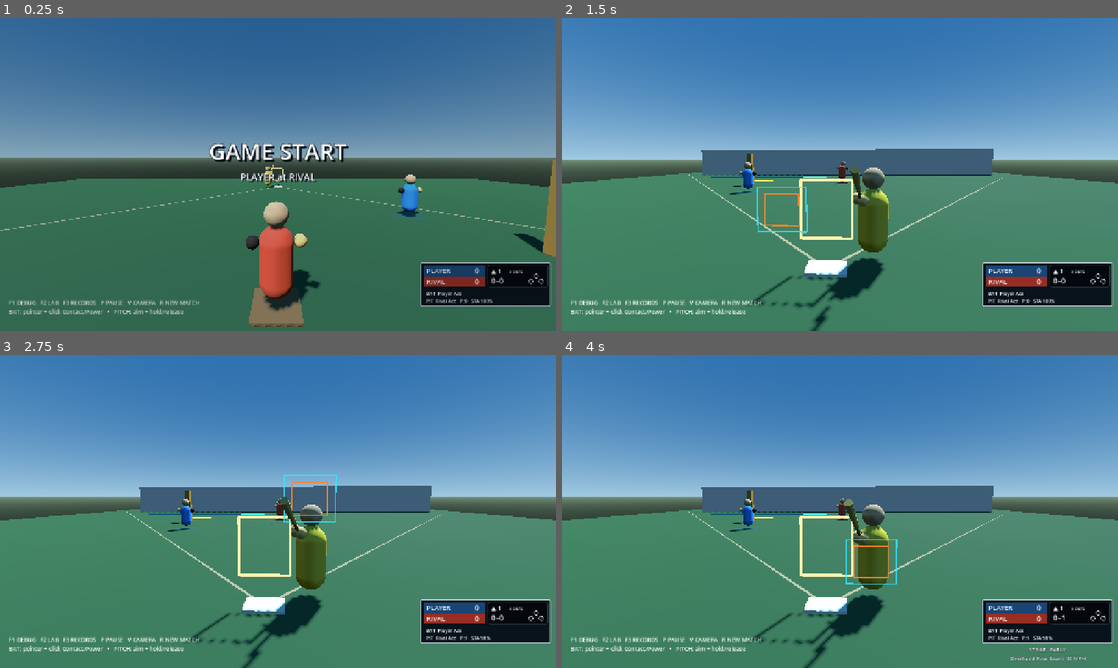
Above: before the commit, frames 1-4 (two rows, left to right).
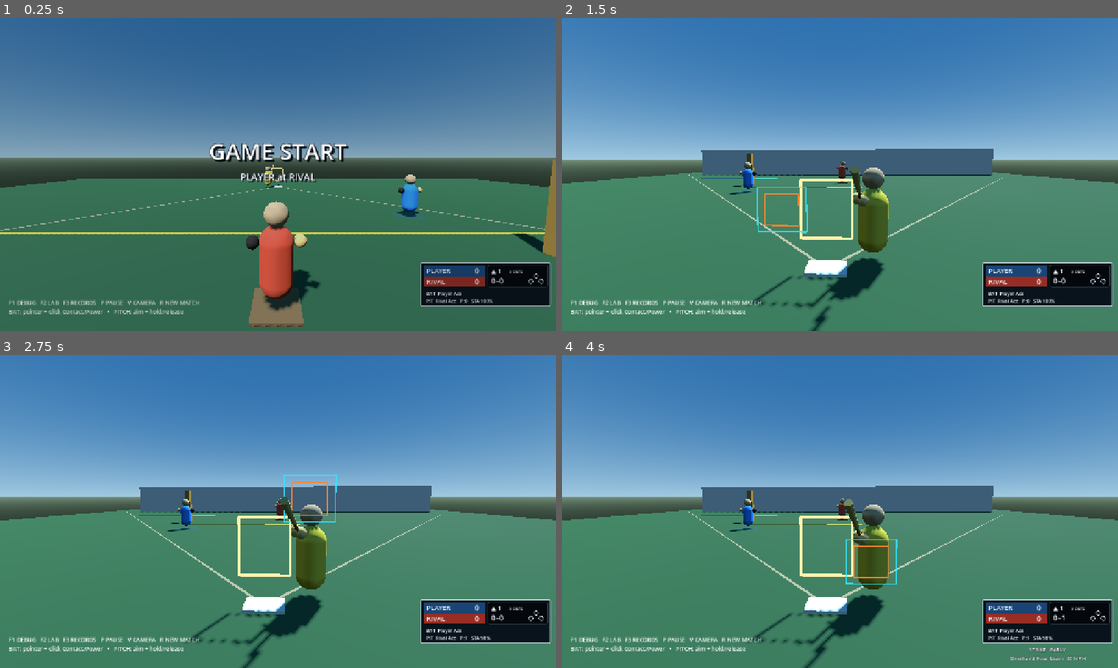
Above: after the commit, the same moments.

Repository: jkz1one/wiffaltro
Game: Godot game, scene res://src/labs/pitch_bat_lab/pitch_bat_lab.tscn
The game is run twice, just before and just after one commit, with the same random seed, the same clock (stepped at 60 frames per second) and the same inputs.
Inputs (mouse positions are in pixels of both pictures, inside the frame that each line leads up to):
- Up to frame 1 (0.25 s): no input
- Up to frame 2 (1.5 s): tap Enter at 0.5 s; move the mouse to (962, 158) at 0.52 s; tap S (bat_aim_down) at 0.6 s; click (962, 158) at 0.67 s; tap Space (match_advance) at 1.25 s; drag from (728, 190) to (812, 237) at 1.27 s
- Up to frame 3 (2.75 s): tap Enter at 2 s; move the mouse to (333, 442) at 2.02 s; tap D (bat_aim_right) at 2.1 s; click (333, 442) at 2.17 s
- Up to frame 4 (4 s): drag from (812, 574) to (673, 464) at 2.77 s; move the mouse to (1006, 558) at 3.52 s; hold Space (match_advance) from 3.53 s (still down); click (1006, 558) at 3.67 s

The runs differ from the first frame. In frame 1, 0.6% of the frame differs, in the area x 0-98%, y 68-70%; in frame 2, 0.1%; in frame 3, 0.2%; in frame 4, 0.2%.

Commit message:
Calibrate starter field scoring geometry

Diff:
--- a/src/content/fields/starter_field.tres
+++ b/src/content/fields/starter_field.tres
@@ -7,8 +7,8 @@
 id = &"field.starter_backyard"
 display_name = "Starter Backyard"
 fair_half_angle_degrees = 42.0
-safe_hit_z_m = 14.8
-deep_air_z_m = 18.5
+safe_hit_z_m = 10.5
+deep_air_z_m = 17.0
 back_wall_z_m = 23.4
 home_run_height_m = 3.25
 dead_ball_z_m = 29.0
--- a/src/gameplay/ball_in_play/ball_play_resolver.gd
+++ b/src/gameplay/ball_in_play/ball_play_resolver.gd
@@ -93,6 +93,27 @@
 func record_clean_control(
 	defender_id: StringName, position: Vector3, is_airborne: bool, ball_was_moving: bool = true
 ) -> void:
+	_record_clean_control(defender_id, position, is_airborne, ball_was_moving, false)
+
+
+func record_pitcher_clean_control(
+	position: Vector3, is_airborne: bool, ball_was_moving: bool = true
+) -> void:
+	# The starter Single plane intentionally sits in front of the mound. A
+	# verified control inside PitcherDefense's small reaction envelope remains
+	# an Out opportunity even though the ball already crossed ordinary safe
+	# territory. Keeping this as a dedicated entry point prevents any other
+	# defender or remote Pitcher control from bypassing the result floor.
+	_record_clean_control(&"pitcher", position, is_airborne, ball_was_moving, true)
+
+
+func _record_clean_control(
+	defender_id: StringName,
+	position: Vector3,
+	is_airborne: bool,
+	ball_was_moving: bool,
+	allow_pitcher_comebacker_out: bool
+) -> void:
 	if state == null or state.dead:
 		return
 	state.last_defender_touch = defender_id
@@ -104,7 +125,16 @@
 		_resolve_out(BallPlayOutcome.Result.OUT, &"fly_catch", position, true)
 		return
 
-	if state.result_floor == BallPlayState.ResultFloor.NONE and ball_was_moving:
+	if (
+		ball_was_moving
+		and (
+			state.result_floor == BallPlayState.ResultFloor.NONE
+			or (
+				allow_pitcher_comebacker_out
+				and state.result_floor == BallPlayState.ResultFloor.SINGLE
+			)
+		)
+	):
 		_resolve_out(BallPlayOutcome.Result.OUT, &"ground_control", position)
 	else:
 		if state.result_floor == BallPlayState.ResultFloor.NONE:
--- a/src/gameplay/match/play_record.gd
+++ b/src/gameplay/match/play_record.gd
@@ -28,6 +28,15 @@
 var timing_error_m: float = 0.0
 var horizontal_error_m: float = 0.0
 var vertical_error_m: float = 0.0
+var exit_speed_mps: float = 0.0
+var launch_angle_degrees: float = 0.0
+var spray_degrees: float = 0.0
+var has_first_ground: bool = false
+var first_ground_position: Vector3 = Vector3.ZERO
+var resolution_reason: StringName = &""
+var resolution_position: Vector3 = Vector3.ZERO
+var last_defender_touch: StringName = &""
+var result_floor: int = 0
 var result: StringName = &"pending"
 var runs_scored: int = 0
 
@@ -57,6 +66,23 @@
 		"timing_error_m": timing_error_m,
 		"horizontal_error_m": horizontal_error_m,
 		"vertical_error_m": vertical_error_m,
+		"exit_speed_mps": exit_speed_mps,
+		"launch_angle_degrees": launch_angle_degrees,
+		"spray_degrees": spray_degrees,
+		"has_first_ground": has_first_ground,
+		"first_ground_position": [
+			first_ground_position.x,
+			first_ground_position.y,
+			first_ground_position.z,
+		],
+		"resolution_reason": String(resolution_reason),
+		"resolution_position": [
+			resolution_position.x,
+			resolution_position.y,
+			resolution_position.z,
+		],
+		"last_defender_touch": String(last_defender_touch),
+		"result_floor": result_floor,
 		"result": String(result),
 		"runs_scored": runs_scored,
 	}
--- a/src/labs/pitch_bat_lab/pitch_bat_lab.gd
+++ b/src/labs/pitch_bat_lab/pitch_bat_lab.gd
@@ -107,7 +107,6 @@
 var _settled_seconds: float = 0.0
 var _previous_batted_position: Vector3 = Vector3.ZERO
 var _last_fielding_text: String = "No defensive attempt"
-
 var _last_nominal_release_speed_mps: float = 0.0
 var _last_executed_release_speed_mps: float = 0.0
 var _last_expected_plate_speed_mps: float = 0.0
@@ -137,7 +136,6 @@
 var _debug_paused: bool = false
 var _status_before_pause: String = ""
 var _match_suspend_snapshot: Dictionary = {}
-
 @warning_ignore_restore("unused_private_class_variable")
 func _ready() -> void:
 	process_mode = Node.PROCESS_MODE_ALWAYS
@@ -492,6 +490,8 @@
 		return
 	match surface_id:
 		&"ground":
+			if not _ball_play_resolver.state.has_grounded:
+				PitchBatLabFeelSupport.note_first_ground(self, contact_position)
 			_ball_play_resolver.record_ground_contact(contact_position)
 		&"back_wall":
 			_ball_play_resolver.record_back_wall_contact(contact_position)
@@ -571,11 +571,8 @@
 			var ball_was_moving: bool = _batted_ball.linear_velocity.length() > SETTLED_SPEED_MPS
 			_batted_ball.global_position = resolved_position
 			_batted_ball.stop_and_freeze()
-			_ball_play_resolver.record_clean_control(
-				defender_id,
-				resolved_position,
-				not _ball_play_resolver.state.has_grounded,
-				ball_was_moving
+			PitchBatLabFeelSupport.record_clean_fielding_control(
+				self, defender_id, resolved_position, ball_was_moving
 			)
 		FieldingResolver.Outcome.BOBBLE:
 			_ball_play_resolver.record_bobble(defender_id)
@@ -645,6 +642,12 @@
 		_live_label.text += "\nPLAY DEAD • next state automatic"
 	else:
 		_live_label.text += "\nPLAY DEAD • B diagnostic • SPACE next Pitch"
+	PitchBatLabFeelSupport.note_ball_play_outcome(
+		self,
+		outcome,
+		_ball_play_resolver.state.last_defender_touch,
+		_ball_play_resolver.state.result_floor
+	)
 	PitchBatLabFeelSupport.finish_record(
 		self, StringName(outcome.display_name().to_snake_case()), runs_scored
 	)
--- a/src/labs/pitch_bat_lab/pitch_bat_lab_feel_support.gd
+++ b/src/labs/pitch_bat_lab/pitch_bat_lab_feel_support.gd
@@ -559,6 +559,47 @@
 	lab._active_play_record.timing_error_m = result.timing_error_m
 	lab._active_play_record.horizontal_error_m = result.horizontal_error_m
 	lab._active_play_record.vertical_error_m = result.vertical_error_m
+	lab._active_play_record.exit_speed_mps = result.exit_velocity.length()
+	lab._active_play_record.launch_angle_degrees = result.launch_angle_degrees
+	lab._active_play_record.spray_degrees = result.spray_degrees
+
+
+static func note_first_ground(lab: PitchBatLab, position: Vector3) -> void:
+	if lab._active_play_record == null or lab._active_play_record.has_first_ground:
+		return
+	lab._active_play_record.has_first_ground = true
+	lab._active_play_record.first_ground_position = position
+
+
+static func note_ball_play_outcome(
+	lab: PitchBatLab,
+	outcome: BallPlayOutcome,
+	last_defender_touch: StringName,
+	result_floor: BallPlayState.ResultFloor
+) -> void:
+	if lab._active_play_record == null:
+		return
+	lab._active_play_record.resolution_reason = outcome.reason
+	lab._active_play_record.resolution_position = outcome.resolution_position
+	lab._active_play_record.last_defender_touch = last_defender_touch
+	lab._active_play_record.result_floor = int(result_floor)
+
+
+static func record_clean_fielding_control(
+	lab: PitchBatLab,
+	defender_id: StringName,
+	resolved_position: Vector3,
+	ball_was_moving: bool
+) -> void:
+	var is_airborne: bool = not lab._ball_play_resolver.state.has_grounded
+	if defender_id == &"pitcher":
+		lab._ball_play_resolver.record_pitcher_clean_control(
+			resolved_position, is_airborne, ball_was_moving
+		)
+	else:
+		lab._ball_play_resolver.record_clean_control(
+			defender_id, resolved_position, is_airborne, ball_was_moving
+		)
 
 
 static func finish_record(lab: PitchBatLab, result: StringName, runs_scored: int = 0) -> void:
--- a/src/tests/core_regression_test.gd
+++ b/src/tests/core_regression_test.gd
@@ -993,6 +993,11 @@
 	record.pitch_id = &"pitch.test"
 	record.intended_target = Vector2(0.2, 1.1)
 	record.release_overdrive = 0.72
+	record.exit_speed_mps = 21.4
+	record.launch_angle_degrees = 12.5
+	record.has_first_ground = true
+	record.first_ground_position = Vector3(1.0, 0.04, 10.2)
+	record.resolution_reason = &"ball_settled"
 	record.result = &"single"
 	var encoded: Dictionary = record.to_dict()
 	_check(encoded["play_number"] == 7, "record should retain play number")
@@ -1004,6 +1009,14 @@
 	_check(
 		is_equal_approx(float(encoded["release_overdrive"]), 0.72),
 		"record should retain release overdrive for deterministic tuning"
+	)
+	_check(
+		is_equal_approx(float(encoded["exit_speed_mps"]), 21.4)
+		and is_equal_approx(float(encoded["launch_angle_degrees"]), 12.5)
+		and bool(encoded["has_first_ground"])
+		and is_equal_approx(float(encoded["first_ground_position"][2]), 10.2)
+		and encoded["resolution_reason"] == "ball_settled",
+		"record should retain batted-ball geometry and resolution telemetry"
 	)
 
 func _make_team(team_name: String) -> TeamMatchState:
--- a/src/tests/playability_regression_test.gd
+++ b/src/tests/playability_regression_test.gd
@@ -51,19 +51,45 @@
 	)
 	resolver.start_play(field)
 	resolver.record_ground_contact(Vector3(0.0, 0.0, 6.0))
-	resolver.record_clean_control(&"pitcher", Vector3(0.0, 0.4, 13.25), false, true)
+	resolver.observe_segment(
+		Vector3(0.0, 0.4, field.safe_hit_z_m - 0.2),
+		Vector3(0.0, 0.4, field.safe_hit_z_m + 0.2)
+	)
+	resolver.record_pitcher_clean_control(Vector3(0.0, 0.4, 13.25), false, true)
 	check.call(
 		field.safe_hit_z_m
-		> PitchBatLab.MOUND_ORIGIN.z + PitcherDefense.REACTION_RADIUS_M
-		and field.deep_air_z_m - field.safe_hit_z_m >= 3.5
-		and field.back_wall_z_m - field.deep_air_z_m >= 4.5
+		< PitchBatLab.MOUND_ORIGIN.z - PitcherDefense.REACTION_RADIUS_M
+		and is_equal_approx(field.safe_hit_z_m, 10.5)
+		and is_equal_approx(field.deep_air_z_m, 17.0)
+		and field.deep_air_z_m - field.safe_hit_z_m >= 6.0
+		and field.back_wall_z_m - field.deep_air_z_m >= 6.0
 		and PitcherDefense.can_attempt(
 			PitchBatLab.MOUND_ORIGIN + Vector3(0.0, 0.7, 0.55),
 			PitchBatLab.MOUND_ORIGIN
 		)
 		and outcomes.size() == 1
 		and outcomes[0].result == BallPlayOutcome.Result.OUT,
-		"the scoring planes should leave distinct Single/Deep zones and a Pitcher ground-Out window"
+		"the scoring planes should leave distinct zones and preserve the mound comebacker Out"
+	)
+
+	var primary_after_safe: BallPlayResolver = BallPlayResolver.new()
+	var primary_outcomes: Array[BallPlayOutcome] = []
+	primary_after_safe.play_resolved.connect(
+		func(outcome: BallPlayOutcome) -> void: primary_outcomes.append(outcome)
+	)
+	primary_after_safe.start_play(field)
+	primary_after_safe.record_ground_contact(Vector3(0.0, 0.0, 6.0))
+	primary_after_safe.observe_segment(
+		Vector3(0.0, 0.4, field.safe_hit_z_m - 0.2),
+		Vector3(0.0, 0.4, field.safe_hit_z_m + 0.2)
+	)
+	primary_after_safe.record_clean_control(
+		&"primary_fielder", Vector3(0.0, 0.4, 11.0), false, true
+	)
+	check.call(
+		primary_outcomes.size() == 1
+		and primary_outcomes[0].result == BallPlayOutcome.Result.SINGLE,
+		"ordinary defense must not erase a Single after the safe plane"
 	)
 
 	var stopped: BallPlayResolver = BallPlayResolver.new()
@@ -73,7 +99,7 @@
 	)
 	stopped.start_play(field)
 	stopped.record_ground_contact(Vector3(0.0, 0.0, 6.0))
-	stopped.record_clean_control(&"pitcher", Vector3(0.0, 0.4, 13.25), false, false)
+	stopped.record_pitcher_clean_control(Vector3(0.0, 0.4, 13.25), false, false)
 	check.call(
 		stopped_outcomes.size() == 1
 		and stopped_outcomes[0].result == BallPlayOutcome.Result.SINGLE,
@@ -132,7 +158,11 @@
 		8
 	)
 	if fielding_outcome == FieldingResolver.Outcome.CLEAN:
-		resolver.record_clean_control(&"pitcher", crossing, false, true)
+		resolver.observe_segment(
+			Vector3(0.0, 0.4, field.safe_hit_z_m - 0.2),
+			Vector3(0.0, 0.4, field.safe_hit_z_m + 0.2)
+		)
+		resolver.record_pitcher_clean_control(crossing, false, true)
 	check.call(
 		fielding_outcome == FieldingResolver.Outcome.CLEAN
 		and outcomes.size() == 1
Not shown, changed: docs/IMPLEMENTATION_STATUS.md
Not shown, changed: docs/PITCH_BAT_LAB_TEST.md
Not shown, changed: docs/SOURCE_OF_TRUTH.md
Not shown, changed: docs/TECHNICAL_PREPRODUCTION.md
